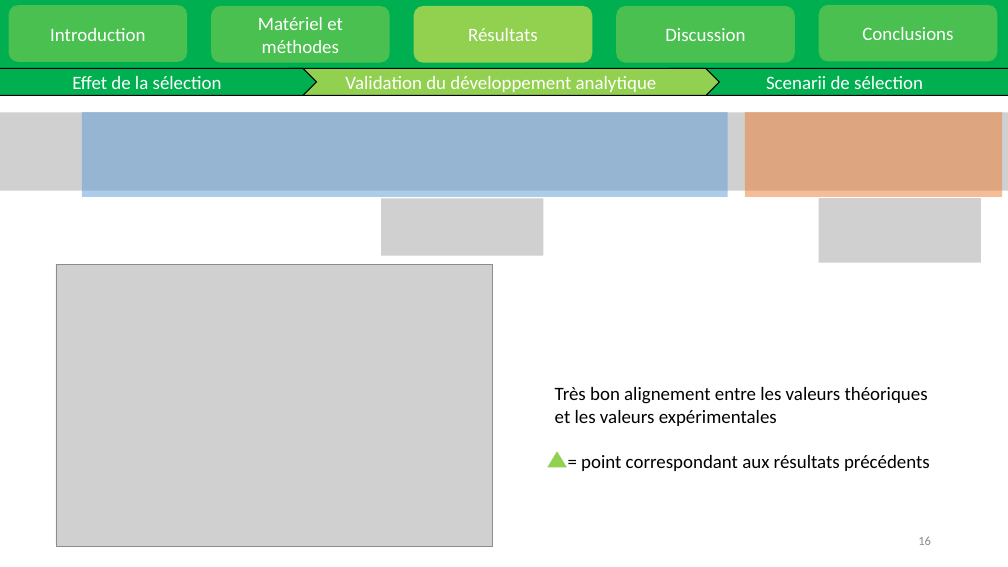
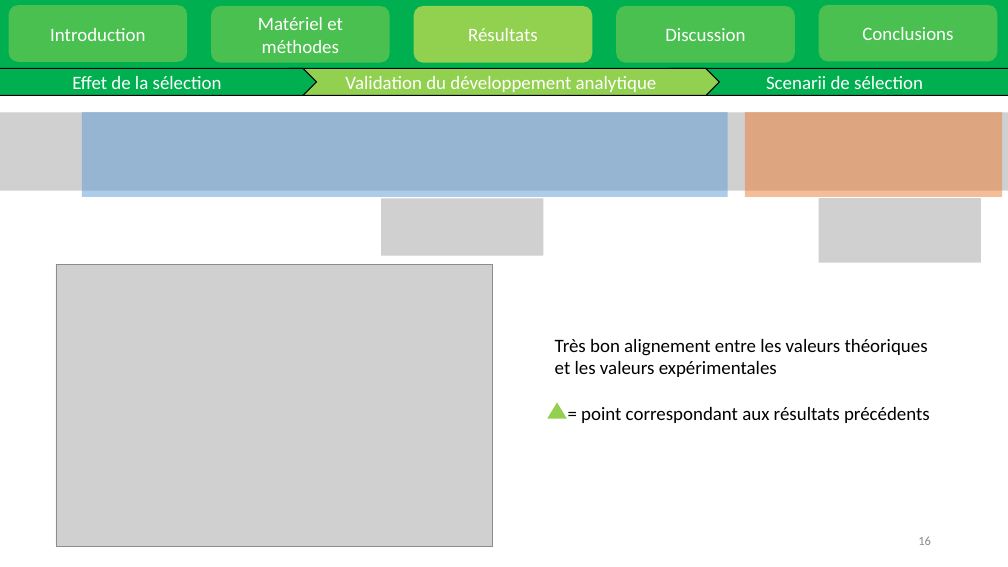
Before and after one commit to martinEcarnot/Stage_CBienvenu_2023, a slide deck: slide 16 of présentation-v1.pptx. Drawn at 1008x567 pixels with LibreOffice and Linux fonts; fonts in the diff are those of the drawing; grey boxes stand for pictures. Boxes give left, top, right and bottom in pixels: in the first picture for what was removed or moved away, otherwise in the second. Text is boxed around its words. In the diff, an @@ line names an element or a change of style, - is before the commit and + after.

```diff
--- a/présentation-v1.pptx
+++ b/présentation-v1.pptx
@@ text "Très bon alignement entre les ...": place and size @@
-text "Très bon alignement entre les ..." at bbox=[555, 387, 930, 471]
+text "Très bon alignement entre les ..." at bbox=[555, 339, 930, 423]
@@ triangle: place and size @@
-triangle at bbox=[547, 451, 567, 467]
+triangle at bbox=[547, 402, 567, 418]
```
Also in this commit, not shown: 1 other slide changed, 10 other files.
